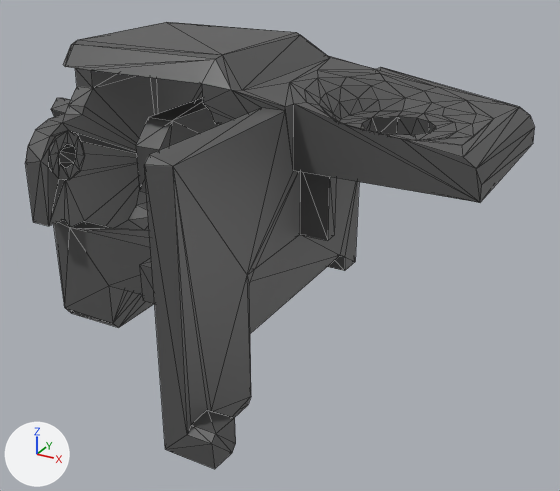
The COLLADA model hsrc_ex_description/meshes/hand_v0/palm.dae as it was, and as the next commit left it.
Before and after are seen from a 50 mm lens placed at (0.0676, -0.1147, 0.021), pointed at (0.0089, -0.008, -0.0324). Every picture has the same lights, and +X, +Y and +Z are marked at lower left. The first picture is the older version. Mesh edges are drawn as thin lines. Where no turn or scale is listed for an object, it has been applied to the vertices.

In view in the first picture: 'Palm'.
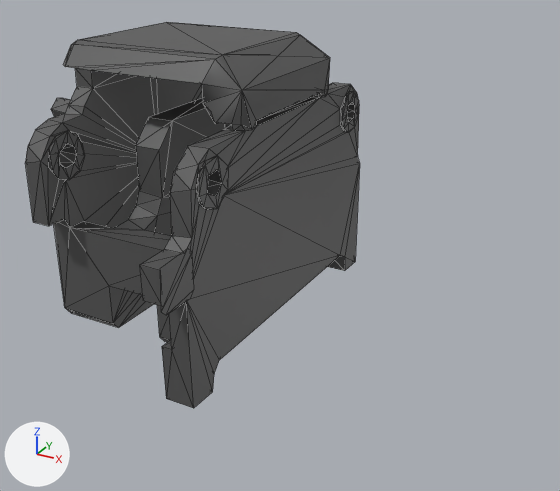
Diff of the bpy script that builds the scene:
```diff
--- a/hsrc_ex_description/meshes/hand_v0/palm.dae.py
+++ b/hsrc_ex_description/meshes/hand_v0/palm.dae.py
@@ mat_material_020_002_003_001_001 @@
+mat_material_020_002_003_001_001 = principled_material('Material_020_002_003_001.001')
+mat_material_020_002_003_001_001.texture = img_gray_png
@@ me_palm_001 @@
 # used by ob_palm; location = (0.0, 0.0, 0.0)
-me_palm_001.from_pydata(...)  # 660 vertices, 1346 faces; spans x -0.03..0.0435, y -0.0445..0.0325, z -0.0519..-0.0001
-me_palm_001.materials.append(mat_material_020_002_003_001)  # picture img_gray_png
+me_palm_001.from_pydata(...)  # 493 vertices, 1009 faces; spans x -0.03..0.0071, y -0.039..0.0325, z -0.0519..-0.0001
+# me_palm_001 part 1
+# 167 vertices are removed from x 0.0053..0.0435, y -0.0445..0.0205, z -0.0505..-0.0043
+# 363 faces are deleted
+# 26 new faces join them
+me_palm_001.materials.append(mat_material_020_002_003_001_001)  # picture img_gray_png
```

Changed parts and their boxes (x1, y1, x2, y2) in the pictures (560 x 491 px):
'Palm', reshaped (34% narrower, 14% shorter): before (25, 22, 535, 469); after (25, 22, 360, 408)
part 1 of me_palm_001, cut back: before (145, 55, 535, 469); after (202, 55, 330, 129)
